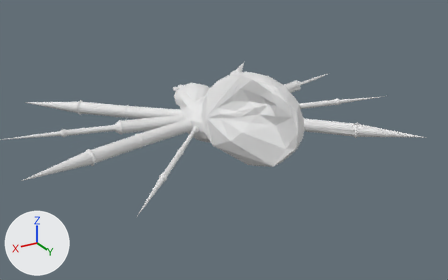
Two versions of the FBX model Assets/Resources/Models/Spider.fbx, one commit apart.
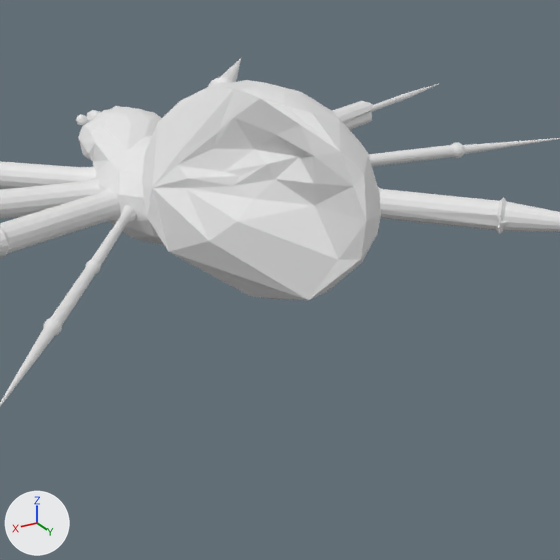
Each version appears first whole from a 50 mm camera at (9.36, 16.32, 7.31) aimed at (-0.12, 0.53, -0.59), and next in a close-up on the part from 31% to 85% of the width and 13% to 99% of the height. The lights are fixed; the arrows at lower left show +X, +Y and +Z. Where no turn or scale is listed for an object, it has been applied to the vertices.

Names of what the first close-up shows: 'body'.
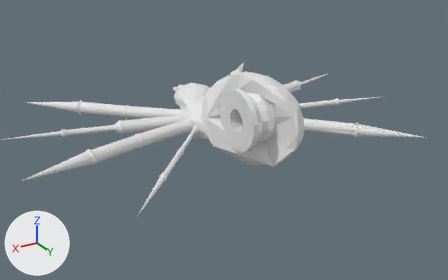
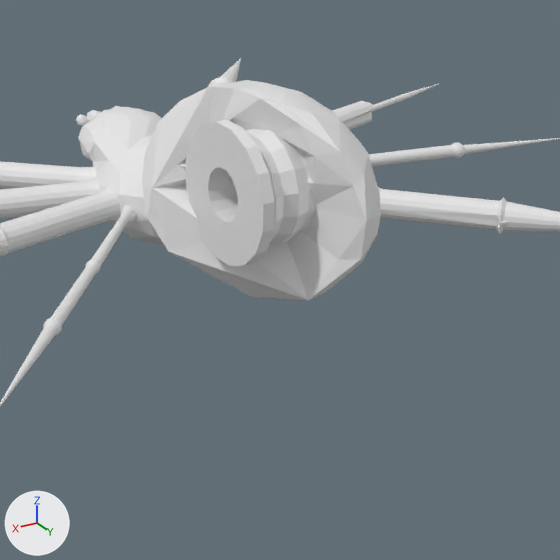
The change, as a diff of the scene's bpy script:
```diff
--- a/Assets/Resources/Models/Spider.fbx.py
+++ b/Assets/Resources/Models/Spider.fbx.py
@@ me_сфера_001 @@
 me_сфера_001.from_pydata(...)  # 1352 vertices, 2699 faces; spans x -6.52..6.49, y -5.03..4.7, z -0.72..2.07
 # used by ob_body; location = (0.0, 0.0, 0.0)
 # verts and faces of me_сфера_001; kept vertices keep their numbers, new ones are numbered from 1352
 # before: 5 (1.0, 1.36, 0.67) at pixel (152, 187), 12 (0.46, 1.16, 1.68) at pixel (180, 100), 13 (0.28, 1.54, 1.94) at pixel (208, 86), 14 (0.68, 0.95, 1.38) at pixel (157, 122), 17 (0.0, 1.11, 1.76)
 # before: 179 (0.31, 2.33, 1.01) at pixel (239, 175), 180 (0.42, 1.91, 1.26) at pixel (213, 148), 184 (0.71, 1.54, 1.15) at pixel (179, 152), 187 (0.73, 2.3, 0.22) at pixel (209, 240), 192 (0.72, 1.72, 0.73) at pixel (185, 188)
 # before: 194 (0.49, 2.58, 0.53) at pixel (237, 221), 197 (0.71, 1.77, 0.88) at pixel (188, 177), 202 (0.38, 2.29, 0.88) at pixel (232, 186), 1351 (0.52, 1.19, 1.6) at pixel (177, 108)
+# me_сфера_001 part 1
+delete_vertices([1351])  # with the faces that use them
+verts[179] = (0.31, 2.41, 1.09)  # moved
+verts[180] = (0.25, 1.68, 1.26)  # moved
+verts[184] = (0.3, 1.66, 1.15)  # moved
+verts[187] = (0.5, 2.3, 0.22)  # moved
+verts[192] = (0.42, 1.72, 0.73)  # moved
+verts[194] = (-0.07, 2.58, 0.53)  # moved
+verts[197] = (0.58, 1.77, 0.88)  # moved
+verts[202] = (0.38, 2.3, 0.96)  # moved, pixel (233, 179)
+faces += [(12, 13, 14), (13, 17, 14), (5, 13, 14)]
@@ me_цилиндр @@
+me_цилиндр.from_pydata(...)  # 160 vertices, 145 faces; spans x 0.0..1.07, y -0.88..0.88, z -0.88..0.88
@@ ob_babina @@
+ob_babina = bpy.data.objects.new('Babina', me_цилиндр)
+ob_babina.location = (-0.38, 2.55, 0.91)
```

Location of each change, (x1, y1, x2, y2) in pixels of the close-ups (560 x 560 px):
'Babina', added: after (186, 120, 315, 266)
part 1 of me_сфера_001, cut back: (152, 87, 338, 300) in both
